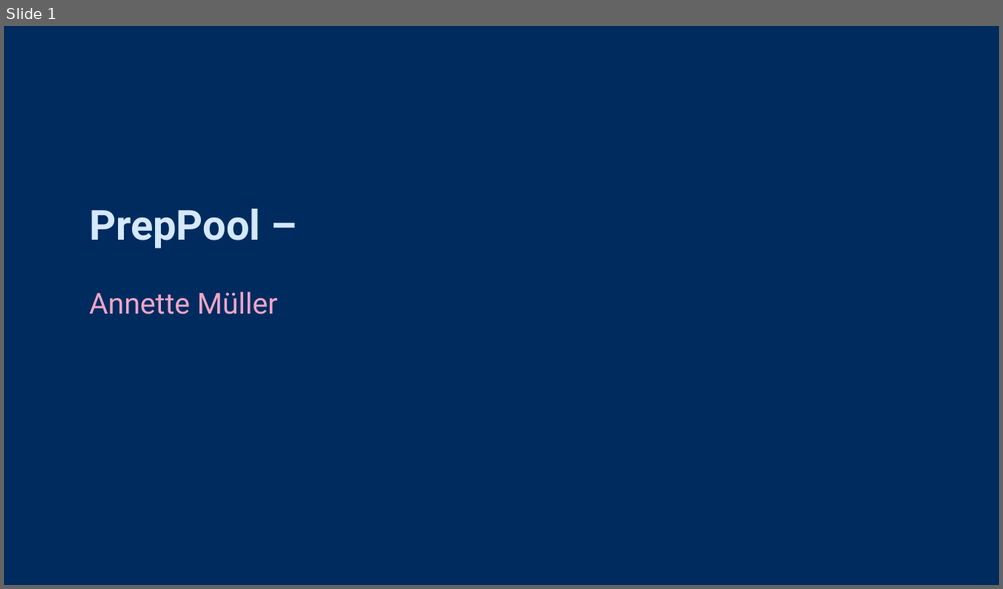
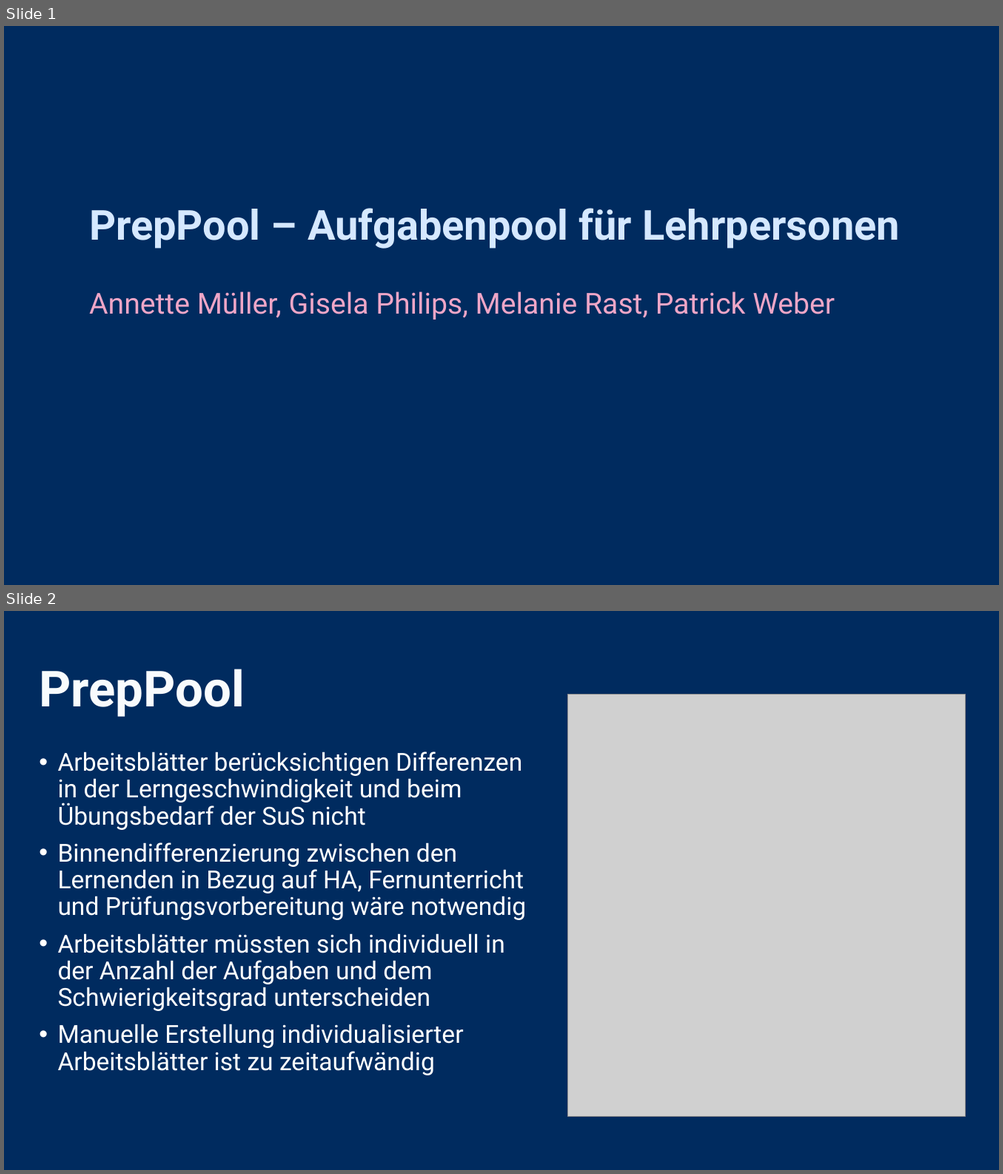
Before and after one commit to Team-42-Software-Project/Aufgabenpool, a slide deck: assn1/Assignment1.pptx. Shown one above the other, each under a label of ours: slide 1 before the commit, slides 1 and 2 after it. The pictures are 1003x589 and 1003x1174 pixels, drawn with LibreOffice and Linux fonts; fonts in the diff are those of the drawing; grey boxes stand for pictures. Boxes give left, top, right and bottom in pixels: in the first picture for what was removed or moved away, otherwise in the second. Text is boxed around its words. In the diff, an @@ line names an element or a change of style, - is before the commit and + after.

```diff
--- a/assn1/Assignment1.pptx
+++ b/assn1/Assignment1.pptx
@@ slide 2 added at (4,611,999,1170), background #002B5F @@
@@ title added at (39,669,244,717), 48 pt, text #F8FBFD, bold @@
+PrepPool
@@ picture added at (568,695,965,1117) @@
@@ text added at (58,752,526,1076), 24 pt, text #FFFFFF @@
+• Arbeitsblätter berücksichtigen Differenzen in der Lerngeschwindigkeit und beim Übungsbedarf der SuS nicht
+• Binnendifferenzierung zwischen den Lernenden in Bezug auf HA, Fernunterricht und Prüfungsvorbereitung wäre notwendig
+• Arbeitsblätter müssten sich individuell in der Anzahl der Aufgaben und dem Schwierigkeitsgrad unterscheiden
+• Manuelle Erstellung individualisierter Arbeitsblätter ist zu zeitaufwändig
@@ slide 1 changed as well @@
@@ text at (89,208,899,249): text changed @@
-PrepPool –
+PrepPool – Aufgabenpool für Lehrpersonen
@@ text at (89,292,834,320): text changed @@
-Annette Müller
+Annette Müller, Gisela Philips, Melanie Rast, Patrick Weber
```
Also in this commit, not shown: 3 other slides added, 9 slides removed.
